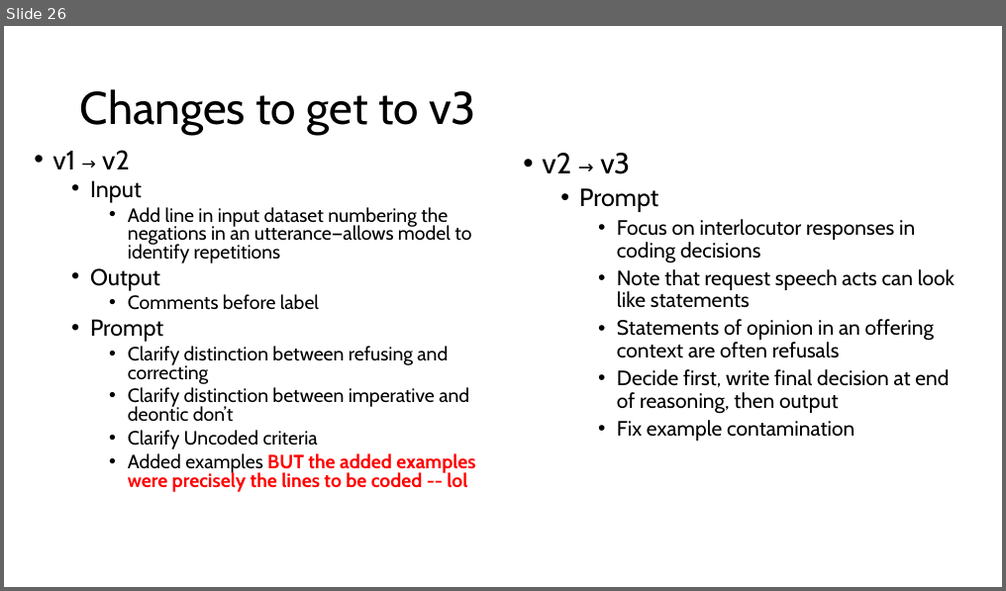
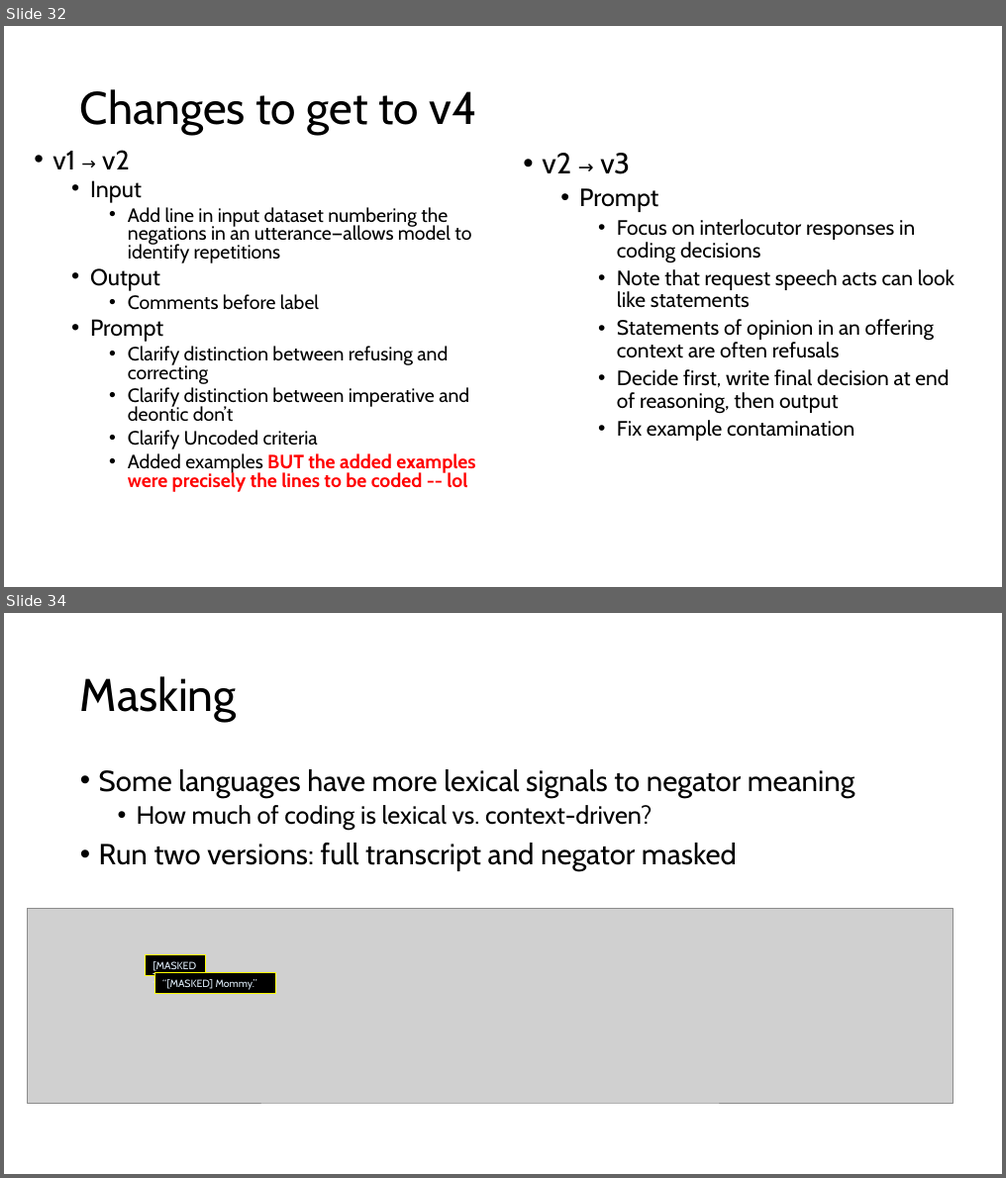
Before and after one commit to annikamh406/XLing-LLM_coding, a slide deck: Write up/2026-07-07_XLing-LLM-coding_lab-meeting.pptx. Shown one above the other, each under a label of ours: slide 26 before the commit, slides 32 and 34 after it; the slides between them are not shown. The pictures are 1006x591 and 1006x1178 pixels, drawn with LibreOffice and Linux fonts; fonts in the diff are those of the drawing; grey boxes stand for pictures. Boxes give left, top, right and bottom in pixels: in the first picture for what was removed or moved away, otherwise in the second. Text is boxed around its words. In the diff, an @@ line names an element or a change of style, - is before the commit and + after.

```diff
--- a/Write up/2026-07-07_XLing-LLM-coding_lab-meeting.pptx
+++ b/Write up/2026-07-07_XLing-LLM-coding_lab-meeting.pptx
@@ slide 34 added at [4, 613, 1002, 1174], background #FFFFFF @@
@@ title added at [80, 676, 237, 722], 44 pt, text #000000 @@
+Masking
@@ text added at [99, 769, 855, 871], 28 pt, text #000000 @@
+• Some languages have more lexical signals to negator meaning
+  • How much of coding is lexical vs. context-driven?
+• Run two versions: full transcript and negator masked
@@ picture added at [27, 909, 952, 1103] @@
@@ rectangle added at [146, 956, 206, 976], fill #000000, outline #FFFF00 0.75 pt, 10 pt, text #DCEAF7 @@
+[MASKED]
@@ rectangle added at [155, 973, 276, 993], fill #000000, outline #FFFF00 0.75 pt, 10 pt, text #DCEAF7 @@
+“[MASKED] Mommy.”
@@ what was slide 26 is now slide 32 @@
@@ slide 32 changed as well @@
@@ title at [80, 89, 477, 135]: text changed @@
-Changes to get to v3
+Changes to get to v4
```
Also in this commit, not shown: 6 other slides changed, 28 other slides added, 11 slides removed, 4 other files.
